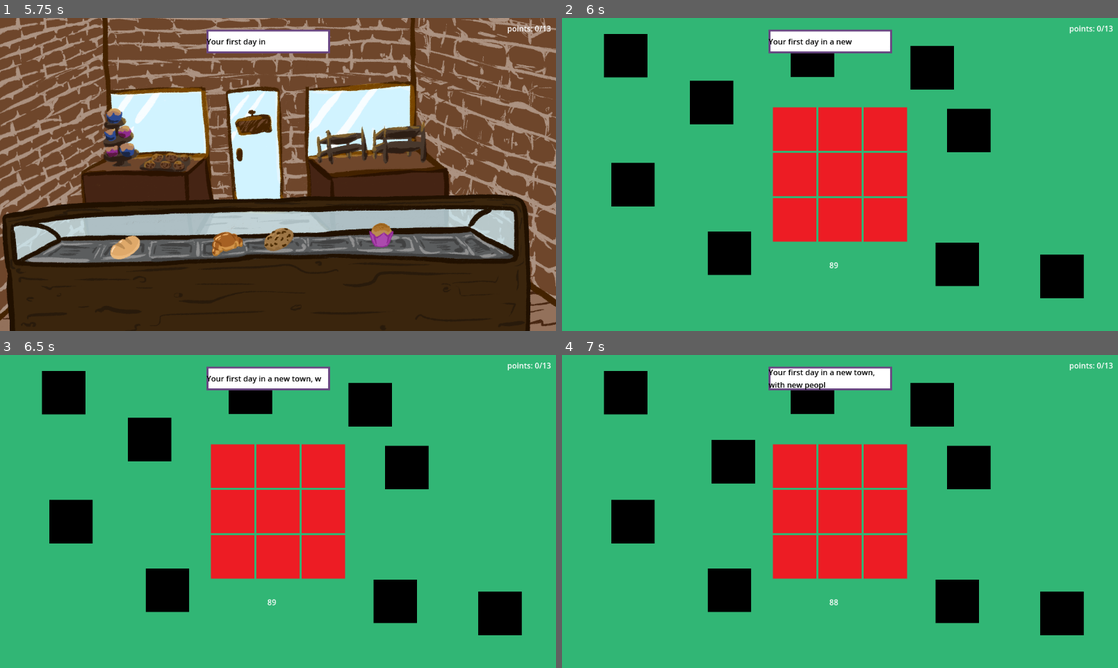
Above: before the commit, frames 1-4 (two rows, left to right).
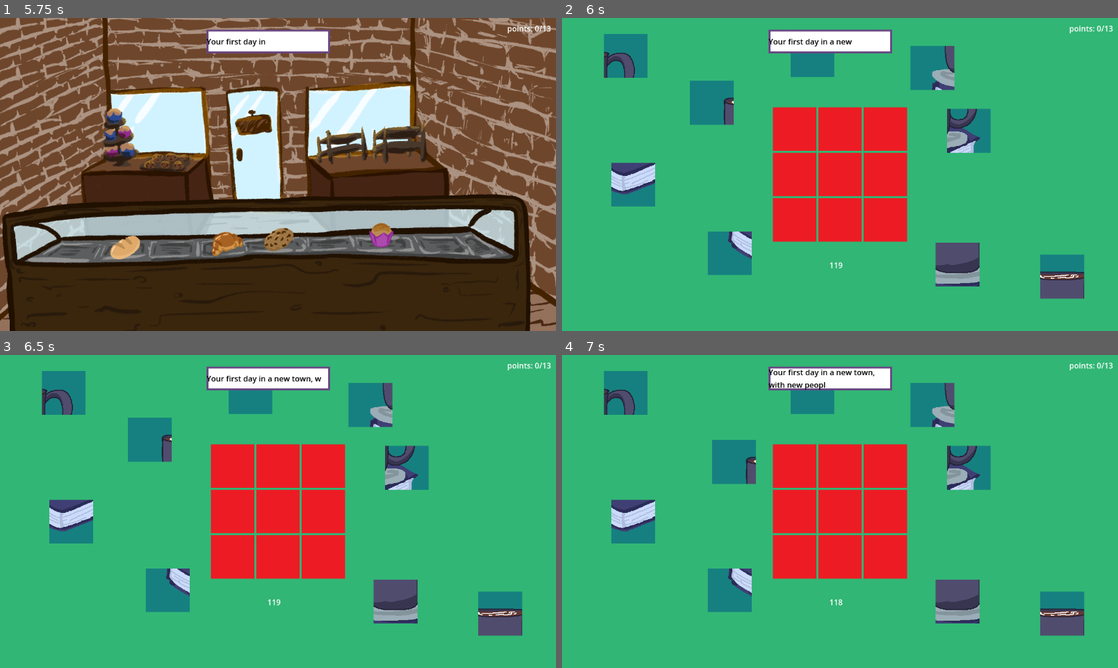
Above: after the commit, the same moments.

Repository: LauraVEkris/FreshlyBaked
Game: Godot game, scene res://scenes/main.tscn
Same seed, same stepped clock (60 frames per second), same inputs: the game is played once before the commit and once after it.
Inputs (mouse positions are in pixels of both pictures, inside the frame that each line leads up to):
- Up to frame 1 (5.75 s): click (122, 246) at 0.5 s; click (122, 246) at 1.25 s; click (227, 243) at 2 s; click (227, 243) at 2.75 s; click (383, 233) at 3.5 s; click (383, 233) at 4.25 s; click "Start" at 5 s
- Up to frame 2 (6 s): click (840, 240) at 5.75 s
- Up to frame 3 (6.5 s): no input
- Up to frame 4 (7 s): click (712, 439) at 6.5 s

Frame 1 is identical in both runs. In frame 2, 9.6% of the frame differs, in the area x 7-94%, y 5-90%; in frame 3, 9.6%; in frame 4, 9.6%.

Commit message:
puzzle art (cookie minigame) + fixes
doing a bunch of testing so finding a bunch of issues :D

Diff:
--- a/scenes/bunGame.tscn
+++ b/scenes/bunGame.tscn
@@ -23,6 +23,17 @@
 grow_horizontal = 2
 grow_vertical = 2
 color = Color(0.307636, 0.664722, 0.760808, 1)
+
+[node name="ColorRect2" type="ColorRect" parent="."]
+layout_mode = 1
+anchors_preset = 15
+anchor_right = 1.0
+anchor_bottom = 1.0
+offset_top = 536.0
+offset_bottom = 14.0
+grow_horizontal = 2
+grow_vertical = 2
+color = Color(0.306619, 0.700263, 0.480651, 1)
 
 [node name="Label" type="Label" parent="."]
 layout_mode = 1
--- a/scenes/cookieGame.tscn
+++ b/scenes/cookieGame.tscn
@@ -1,8 +1,16 @@
-[gd_scene load_steps=4 format=3 uid="uid://byv8i5bg4b4xf"]
+[gd_scene load_steps=12 format=3 uid="uid://byv8i5bg4b4xf"]
 
 [ext_resource type="Script" path="res://scripts/minigames/cookie_game.gd" id="1_1t0vu"]
-[ext_resource type="Texture2D" uid="uid://8semkqoekq33" path="res://assets/black.png" id="2_4x1am"]
+[ext_resource type="Texture2D" uid="uid://qwk1m6loie4x" path="res://assets/items/puzzle/puzzle1.png" id="3_h7h5j"]
 [ext_resource type="Texture2D" uid="uid://5eplxqu2b8e2" path="res://assets/red.png" id="3_n3dfc"]
+[ext_resource type="Texture2D" uid="uid://bx2i62kc6dt8y" path="res://assets/items/puzzle/puzzle2.png" id="4_22uqa"]
+[ext_resource type="Texture2D" uid="uid://d1b4ys3k76oxp" path="res://assets/items/puzzle/puzzle3.png" id="5_jr7xp"]
+[ext_resource type="Texture2D" uid="uid://dkg728edtt32x" path="res://assets/items/puzzle/puzzle4.png" id="6_ehhid"]
+[ext_resource type="Texture2D" uid="uid://dl83fa7iw72uj" path="res://assets/items/puzzle/puzzle5.png" id="7_d701g"]
+[ext_resource type="Texture2D" uid="uid://cj2bxkhisq75s" path="res://assets/items/puzzle/puzzle6.png" id="8_nncs1"]
+[ext_resource type="Texture2D" uid="uid://o0hftu4h8i15" path="res://assets/items/puzzle/puzzle7.png" id="9_qfbcu"]
+[ext_resource type="Texture2D" uid="uid://r5h7wmcdvum5" path="res://assets/items/puzzle/puzzle8.png" id="10_e1ne8"]
+[ext_resource type="Texture2D" uid="uid://h1i64pdxhjoo" path="res://assets/items/puzzle/puzzle9.png" id="11_i5xoc"]
 
 [node name="CookieGame" type="Control"]
 layout_mode = 3
@@ -95,7 +103,7 @@
 offset_top = 130.0
 offset_right = 355.0
 offset_bottom = 220.0
-texture_normal = ExtResource("2_4x1am")
+texture_normal = ExtResource("3_h7h5j")
 
 [node name="PuzzleTile2" type="TextureButton" parent="."]
 layout_mode = 0
@@ -103,7 +111,7 @@
 offset_top = 490.0
 offset_right = 1081.0
 offset_bottom = 580.0
-texture_normal = ExtResource("2_4x1am")
+texture_normal = ExtResource("4_22uqa")
 
 [node name="PuzzleTile3" type="TextureButton" parent="."]
 layout_mode = 0
@@ -111,7 +119,7 @@
 offset_top = 33.0
 offset_right = 177.0
 offset_bottom = 123.0
-texture_normal = ExtResource("2_4x1am")
+texture_normal = ExtResource("5_jr7xp")
 
 [node name="PuzzleTile4" type="TextureButton" parent="."]
 layout_mode = 0
@@ -119,7 +127,7 @@
 offset_top = 58.0
 offset_right = 812.0
 offset_bottom = 148.0
-texture_normal = ExtResource("2_4x1am")
+texture_normal = ExtResource("6_ehhid")
 
 [node name="PuzzleTile5" type="TextureButton" parent="."]
 layout_mode = 0
@@ -127,7 +135,7 @@
 offset_top = 465.0
 offset_right = 864.0
 offset_bottom = 555.0
-texture_normal = ExtResource("2_4x1am")
+texture_normal = ExtResource("7_d701g")
 
 [node name="PuzzleTile6" type="TextureButton" parent="."]
 layout_mode = 0
@@ -135,7 +143,7 @@
 offset_top = 188.0
 offset_right = 888.0
 offset_bottom = 278.0
-texture_normal = ExtResource("2_4x1am")
+texture_normal = ExtResource("8_nncs1")
 
 [node name="PuzzleTile7" type="TextureButton" parent="."]
 layout_mode = 0
@@ -143,7 +151,7 @@
 offset_top = 442.0
 offset_right = 392.0
 offset_bottom = 532.0
-texture_normal = ExtResource("2_4x1am")
+texture_normal = ExtResource("9_qfbcu")
 
 [node name="PuzzleTile8" type="TextureButton" parent="."]
 layout_mode = 0
@@ -151,7 +159,7 @@
 offset_top = 300.0
 offset_right = 192.0
 offset_bottom = 390.0
-texture_normal = ExtResource("2_4x1am")
+texture_normal = ExtResource("10_e1ne8")
 
 [node name="PuzzleTile9" type="TextureButton" parent="."]
 layout_mode = 0
@@ -159,8 +167,17 @@
 offset_top = 32.0
 offset_right = 564.0
 offset_bottom = 122.0
-texture_normal = ExtResource("2_4x1am")
+texture_normal = ExtResource("11_i5xoc")
 
+[connection signal="mouse_entered" from="GridContainer/tileFill1" to="." method="_on_tile_fill_mouse_entered" binds= [1]]
+[connection signal="mouse_entered" from="GridContainer/tileFill2" to="." method="_on_tile_fill_mouse_entered" binds= [2]]
+[connection signal="mouse_entered" from="GridContainer/tileFill3" to="." method="_on_tile_fill_mouse_entered" binds= [3]]
+[connection signal="mouse_entered" from="GridContainer/tileFill4" to="." method="_on_tile_fill_mouse_entered" binds= [4]]
+[connection signal="mouse_entered" from="GridContainer/tileFill5" to="." method="_on_tile_fill_mouse_entered" binds= [5]]
+[connection signal="mouse_entered" from="GridContainer/tileFill6" to="." method="_on_tile_fill_mouse_entered" binds= [6]]
+[connection signal="mouse_entered" from="GridContainer/tileFill7" to="." method="_on_tile_fill_mouse_entered" binds= [7]]
+[connection signal="mouse_entered" from="GridContainer/tileFill8" to="." method="_on_tile_fill_mouse_entered" binds= [8]]
+[connection signal="mouse_entered" from="GridContainer/tileFill9" to="." method="_on_tile_fill_mouse_entered" binds= [9]]
 [connection signal="pressed" from="PuzzleTile1" to="." method="holdTile" binds= [1]]
 [connection signal="pressed" from="PuzzleTile2" to="." method="holdTile" binds= [2]]
 [connection signal="pressed" from="PuzzleTile3" to="." method="holdTile" binds= [3]]
--- a/scenes/croissantGame.tscn
+++ b/scenes/croissantGame.tscn
@@ -22,7 +22,7 @@
 anchor_bottom = 1.0
 grow_horizontal = 2
 grow_vertical = 2
-color = Color(0.678636, 0.394304, 0.323168, 1)
+color = Color(0.696455, 0.269033, 0.293405, 1)
 
 [node name="Marker2D" type="Marker2D" parent="."]
 position = Vector2(1120, 340)
--- a/scenes/main.tscn
+++ b/scenes/main.tscn
@@ -104,6 +104,15 @@
 stretch_mode = 0
 
 [node name="Minigame" type="Control" parent="."]
+layout_mode = 1
+anchors_preset = 15
+anchor_right = 1.0
+anchor_bottom = 1.0
+grow_horizontal = 2
+grow_vertical = 2
+script = ExtResource("4_alnpd")
+
+[node name="ResultRect" type="TextureRect" parent="Minigame"]
 visible = false
 layout_mode = 1
 anchors_preset = 15
@@ -111,15 +120,6 @@
 anchor_bottom = 1.0
 grow_horizontal = 2
 grow_vertical = 2
-script = ExtResource("4_alnpd")
-
-[node name="ResultRect" type="TextureRect" parent="Minigame"]
-layout_mode = 1
-anchors_preset = 15
-anchor_right = 1.0
-anchor_bottom = 1.0
-grow_horizontal = 2
-grow_vertical = 2
 
 [node name="TextureRect" type="TextureRect" parent="Minigame/ResultRect"]
 layout_mode = 1
@@ -128,14 +128,16 @@
 anchor_top = 0.5
 anchor_right = 0.5
 anchor_bottom = 0.5
-offset_left = -20.0
-offset_top = -20.0
-offset_right = 20.0
-offset_bottom = 20.0
-grow_horizontal = 2
-grow_vertical = 2
+offset_left = -57.0
+offset_top = -57.0
+offset_right = -17.0
+offset_bottom = -17.0
+grow_horizontal = 2
+grow_vertical = 2
+scale = Vector2(3, 3)
 
 [node name="resultEffect" type="TextureRect" parent="Minigame/ResultRect"]
+visible = false
 layout_mode = 0
 offset_right = 40.0
 offset_bottom = 40.0
--- a/scenes/muffinGame.tscn
+++ b/scenes/muffinGame.tscn
@@ -79,7 +79,7 @@
 anchor_bottom = 1.0
 grow_horizontal = 2
 grow_vertical = 2
-color = Color(0.83438, 0.588864, 0.7628, 1)
+color = Color(0.651733, 0.566447, 0.784079, 1)
 
 [node name="CharacterBody2D" type="CharacterBody2D" parent="." groups=["player"]]
 position = Vector2(804, 320)
--- a/scripts/minigames/apple.gd
+++ b/scripts/minigames/apple.gd
@@ -16,7 +16,6 @@
 	await get_tree().create_timer(0.5).timeout
 	movement()
 
-
 func _on_area_2d_body_entered(body: Node2D) -> void:
 	if body.is_in_group("player"):
 		parentGame.hitApple(self)
--- a/scripts/minigames/cookie_game.gd
+++ b/scripts/minigames/cookie_game.gd
@@ -11,7 +11,7 @@
 #start timer on ready
 func _ready() -> void:
 	minigameNode = get_parent()
-	timer = get_tree().create_timer(90)
+	timer = get_tree().create_timer(120)
 	await timer.timeout
 	endGame()
 
@@ -21,20 +21,12 @@
 	mousePos = get_viewport().get_mouse_position()
 	if heldNode != null:
 		heldNode.position = mousePos
-		#check if tile is put down in correct position
-		var answerNode = get_node("GridContainer/tileFill" + str(NR))
-		if heldNode.position == answerNode.global_position:
-			answerNode.texture = heldNode.texture_normal
-			heldNode.queue_free()
-			heldNode = null
-			tiles -= 1
-			if tiles == 0:
-				endGame()
 
 #pick up and put down a tile
 func holdTile(number):
 	if heldNode != null:
 		heldNode = null
+		NR = null
 		return
 	NR = number
 	var heldNodepath = "PuzzleTile" + str(number)
@@ -45,3 +37,15 @@
 		minigameNode.doneMinigame("fail")
 	elif tiles == 0:
 		minigameNode.doneMinigame("win")
+
+
+func _on_tile_fill_mouse_entered(answerNR:int) -> void:
+	if NR == answerNR:
+		var answerNode = get_node("GridContainer/tileFill" + str(NR))
+		answerNode.texture = heldNode.texture_normal
+		heldNode.queue_free()
+		heldNode = null
+		NR = null
+		tiles -= 1
+		if tiles == 0:
+			endGame()
--- a/scripts/minigames/croissant_game.gd
+++ b/scripts/minigames/croissant_game.gd
@@ -26,7 +26,7 @@
 
 func moveBeats():
 	var hits:Array = get_tree().get_nodes_in_group("collectable")
-	if hits.is_empty():
+	if hits.is_empty() and spawned == 15:
 		endGame()
 		return
 	for i in hits:
@@ -40,7 +40,6 @@
 	if event.is_action_pressed("advance_dialogue"):
 		var hits:Array = get_tree().get_nodes_in_group("collectable")
 		if hits.is_empty():
-			endGame()
 			return
 		var nearest = hits[0]
 		for i in hits:
Binary file added: assets/items/puzzle/puzzle1.png
Not shown, added: assets/items/puzzle/puzzle1.png.import
Binary file added: assets/items/puzzle/puzzle2.png
Not shown, added: assets/items/puzzle/puzzle2.png.import
Binary file added: assets/items/puzzle/puzzle3.png
Not shown, added: assets/items/puzzle/puzzle3.png.import
Binary file added: assets/items/puzzle/puzzle4.png
Not shown, added: assets/items/puzzle/puzzle4.png.import
Binary file added: assets/items/puzzle/puzzle5.png
Not shown, added: assets/items/puzzle/puzzle5.png.import
Binary file added: assets/items/puzzle/puzzle6.png
Not shown, added: assets/items/puzzle/puzzle6.png.import
(and 8 more such lines)
